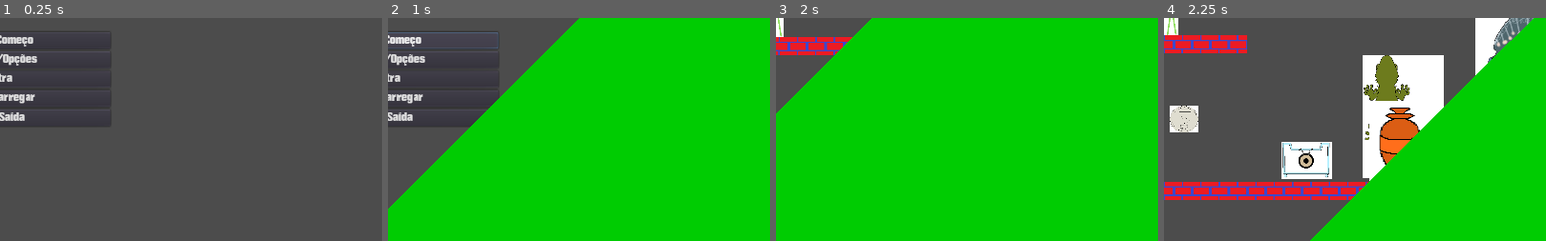
Above: before the commit, frames 1-4 (left to right).
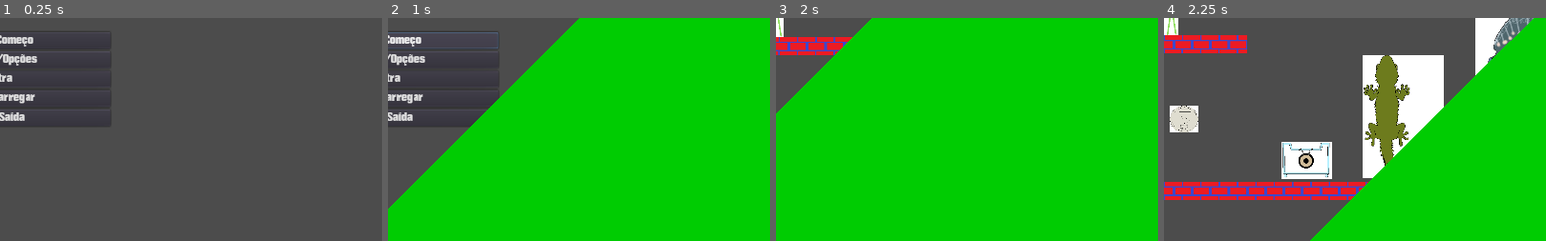
Above: after the commit, the same moments.

Repository: EyeBallTank/PROJECT-NORTUBEL-main-ish
Game: Godot game, scene res://screens/MainMenu.tscn
The game is run twice, just before and just after one commit, with the same random seed, the same clock (stepped at 60 frames per second) and the same inputs.
Inputs:
- Up to frame 1 (0.25 s): no input
- Up to frame 2 (1 s): click "Start/Começo" at 0.5 s
- Up to frame 3 (2 s): click "Start/Começo" at 1.25 s
- Up to frame 4 (2.25 s): hold Right (right) from 2.03 s (still down); hold F (followme) from 2.03 s (still down)
The pictures show only the part of the screen within x 50-100%, y 50-100%; the shares and areas given below are measured in that part.

Frames 1-3 are identical in both runs. In frame 4, 2.3% of the frame differs, in the area x 53-67%, y 37-74%.

Commit message:
nothing much
just a collisionshape2d tweak

Diff:
--- a/src/level_objects/pushable.tscn
+++ b/src/level_objects/pushable.tscn
@@ -4,7 +4,7 @@
 [ext_resource path="res://src/level_objects/pushable.gd" type="Script" id=2]
 
 [sub_resource type="RectangleShape2D" id=1]
-extents = Vector2( 90, 117.25 )
+extents = Vector2( 108, 140 )
 
 [node name="RigidBody2D" type="RigidBody2D"]
 collision_layer = 4
--- a/src/levels/LevelTemplate3.tscn
+++ b/src/levels/LevelTemplate3.tscn
@@ -1,9 +1,10 @@
-[gd_scene load_steps=7 format=2]
+[gd_scene load_steps=8 format=2]
 
 [ext_resource path="res://assets/sprites/tile test.png" type="Texture" id=1]
 [ext_resource path="res://src/play_actors/CompanionCopy.tscn" type="PackedScene" id=2]
 [ext_resource path="res://src/play_actors/PlayerCopy.tscn" type="PackedScene" id=3]
 [ext_resource path="res://src/levels/LevelTemplate3.gd" type="Script" id=4]
+[ext_resource path="res://src/level_objects/Pushable.tscn" type="PackedScene" id=5]
 
 [sub_resource type="ConvexPolygonShape2D" id=1]
 points = PoolVector2Array( 0, 0, 64, 0, 64, 64, 0, 64 )
@@ -31,7 +32,7 @@
 } ]
 0/z_index = 0
 
-[node name="LevelTemplate2" type="Node2D"]
+[node name="LevelTemplate3" type="Node2D"]
 light_mask = 4
 script = ExtResource( 4 )
 
@@ -40,10 +41,13 @@
 collision_layer = 4
 collision_mask = 0
 format = 1
-tile_data = PoolIntArray( -262144, 0, 0, -196608, 0, 0, -196 …(349 unchanged characters)… 3216, 0, 0, 393217, 0, 0, 393218, 0, 0, 458752, 0, 0, 458753, 0, 0, 458754, 0, 0, 458784, 0, 0, 458785, 0, 0, 458786, 0, 0, 458787, 0, 0, 524288, 0, 0, 524289, 0, 0, 524290, 0, 0, 524291, 0, 0, 524292, 0, 0, 524320, 0, 0, 524324, 0, 0, 524325, 0, 0, 524329, 0, 0, 524330, 0, 0, 589824, 0, 0, 589825, 0, 0, 589826, 0, 0, 589827, 0, 0, 589828, 0, 0, 589829, 0, 0, 589830, 0, 0, 589831, 0, 0, 589832, 0, 0, 589833, 0, 0, 589834, 0, 0, 589835, 0, 0, 589836, 0, 0, 589837, 0, 0, 589838, 0, 0, 589839, 0, 0, 589840, 0, 0, 589841, 0, 0, 589842, 0, 0, 589843, 0, 0, 589844, 0, 0, 589845, 0, 0, 589846, 0, 0, 589847, 0, 0, 589848, 0, 0, 589849, 0, 0, 589850, 0, 0, 589851, 0, 0, 589852, 0, 0, 589853, 0, 0, 589854, 0, 0, 589855, 0, 0, 589856, 0, 0, 589861, 0, 0, 589862, 0, 0, 589863, 0, 0, 589864, 0, 0, 589865, 0, 0 )
+tile_data = PoolIntArray( -262144, 0, 0, -196608, 0, 0, -196 …(349 unchanged characters)… 3216, 0, 0, 393217, 0, 0, 393218, 0, 0, 393255, 0, 0, 393256, 0, 0, 458752, 0, 0, 458753, 0, 0, 458754, 0, 0, 458790, 0, 0, 458791, 0, 0, 458792, 0, 0, 524288, 0, 0, 524289, 0, 0, 524290, 0, 0, 524291, 0, 0, 524292, 0, 0, 524325, 0, 0, 524326, 0, 0, 524327, 0, 0, 524328, 0, 0, 589824, 0, 0, 589825, 0, 0, 589826, 0, 0, 589827, 0, 0, 589828, 0, 0, 589829, 0, 0, 589830, 0, 0, 589831, 0, 0, 589832, 0, 0, 589833, 0, 0, 589834, 0, 0, 589835, 0, 0, 589836, 0, 0, 589837, 0, 0, 589838, 0, 0, 589839, 0, 0, 589840, 0, 0, 589841, 0, 0, 589842, 0, 0, 589843, 0, 0, 589844, 0, 0, 589845, 0, 0, 589846, 0, 0, 589847, 0, 0, 589848, 0, 0, 589849, 0, 0, 589850, 0, 0, 589851, 0, 0, 589852, 0, 0, 589853, 0, 0, 589854, 0, 0, 589855, 0, 0, 589856, 0, 0, 589857, 0, 0, 589858, 0, 0, 589859, 0, 0, 589860, 0, 0, 589861, 0, 0, 589862, 0, 0, 589863, 0, 0, 589864, 0, 0 )
 
 [node name="Player" parent="." instance=ExtResource( 3 )]
 position = Vector2( 465, 480 )
 
 [node name="Companion" parent="." instance=ExtResource( 2 )]
 position = Vector2( 702, 498 )
+
+[node name="RigidBody2D" parent="." instance=ExtResource( 5 )]
+position = Vector2( 1780, 426 )
